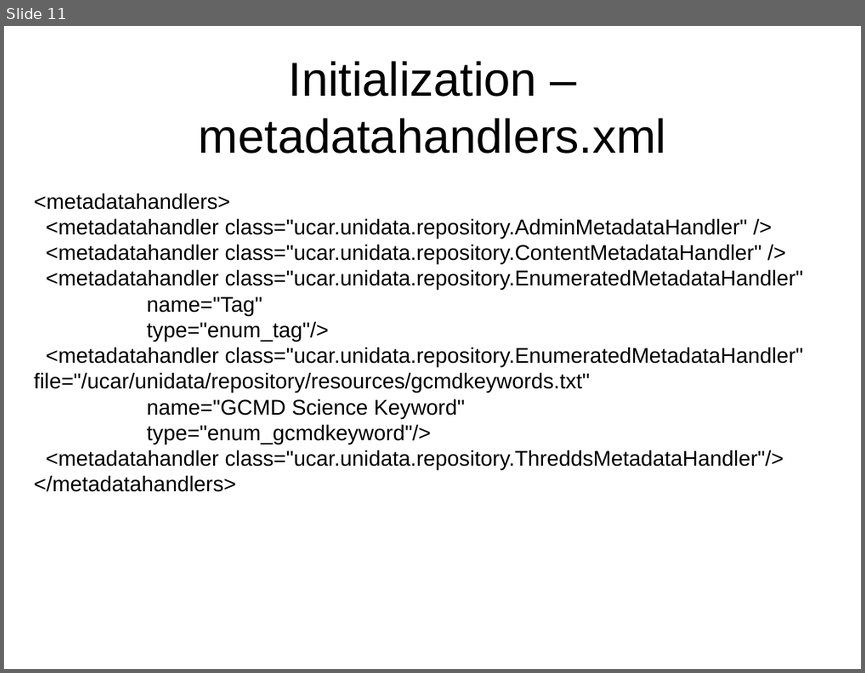
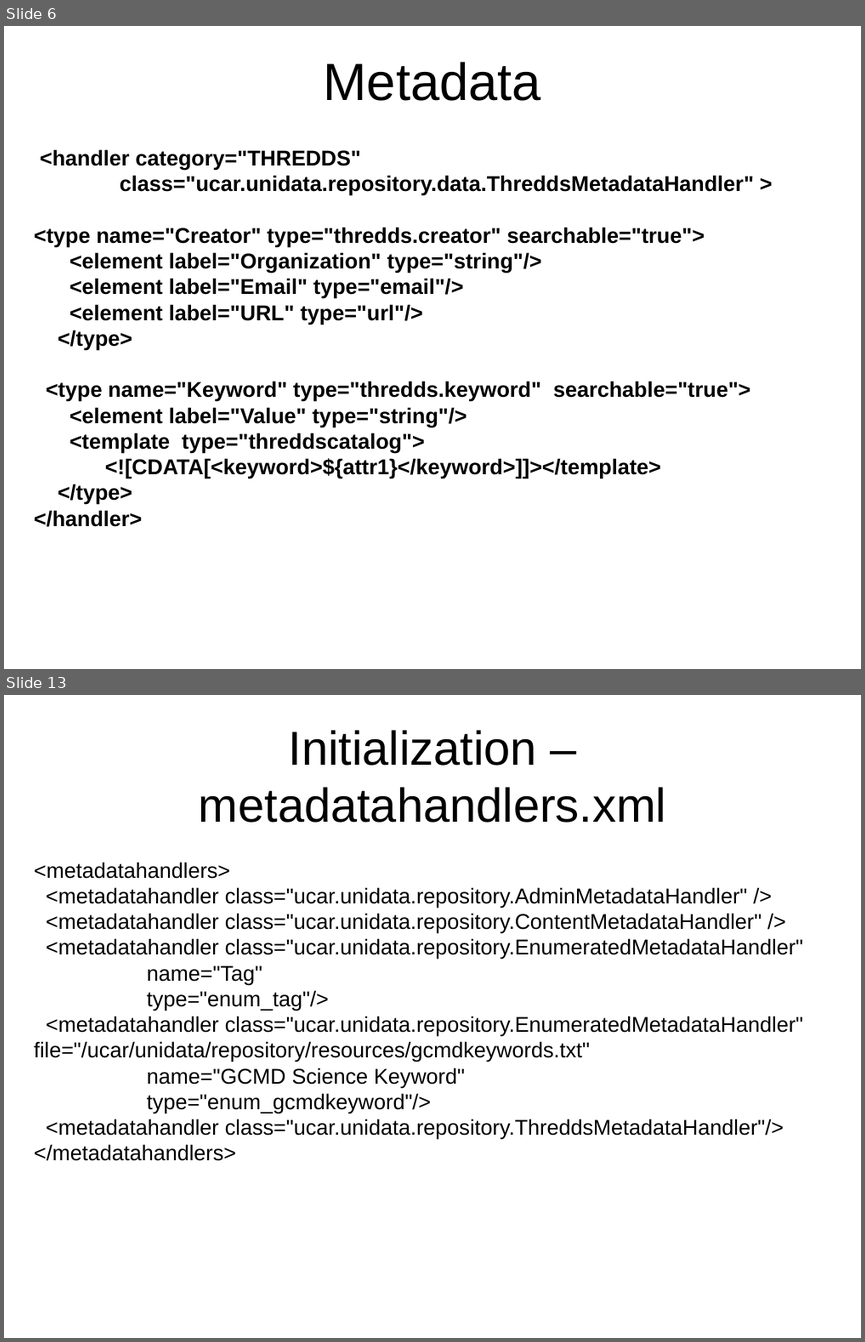
Before and after one commit to Unidata/IDV, a slide deck: ucar/unidata/repository/docs/presentations/architecture.ppt. Shown one above the other, each under a label of ours: slide 11 before the commit, slides 6 and 13 after it; the slides between them are not shown. The pictures are 865x673 and 865x1342 pixels, drawn with LibreOffice and Linux fonts; fonts in the diff are those of the drawing. Boxes give left, top, right and bottom in pixels: in the first picture for what was removed or moved away, otherwise in the second. Text is boxed around its words. In the diff, an @@ line names an element or a change of style, - is before the commit and + after.

Commit message:
An example metadata type

```diff
--- a/ucar/unidata/repository/docs/presentations/architecture.ppt
+++ b/ucar/unidata/repository/docs/presentations/architecture.ppt
@@ slide 6 added at [4, 26, 861, 669], background #FFFFFF @@
@@ title added at [323, 62, 541, 101], 44 pt, text #000000 @@
+Metadata
@@ text added at [34, 149, 754, 527], 18 pt, text #000000, bold @@
+<handler category="THREDDS"
+class="ucar.unidata.repository.data.ThreddsMetadataHandler" >
+<type name="Creator" type="thredds.creator" searchable="true">
+<element label="Organization" type="string"/>
+<element label="Email" type="email"/>
+<element label="URL" type="url"/>
+</type>
+<type name="Keyword" type="thredds.keyword" searchable="true">
+<element label="Value" type="string"/>
+<template type="threddscatalog">
+<![CDATA[<keyword>${attr1}</keyword>]]></template>
+</type>
+</handler>
@@ what was slide 11 is now slide 13 @@
```
Also in this commit, not shown: 6 slides changed, 3 other slides added, 2 slides removed, 4 other files.
